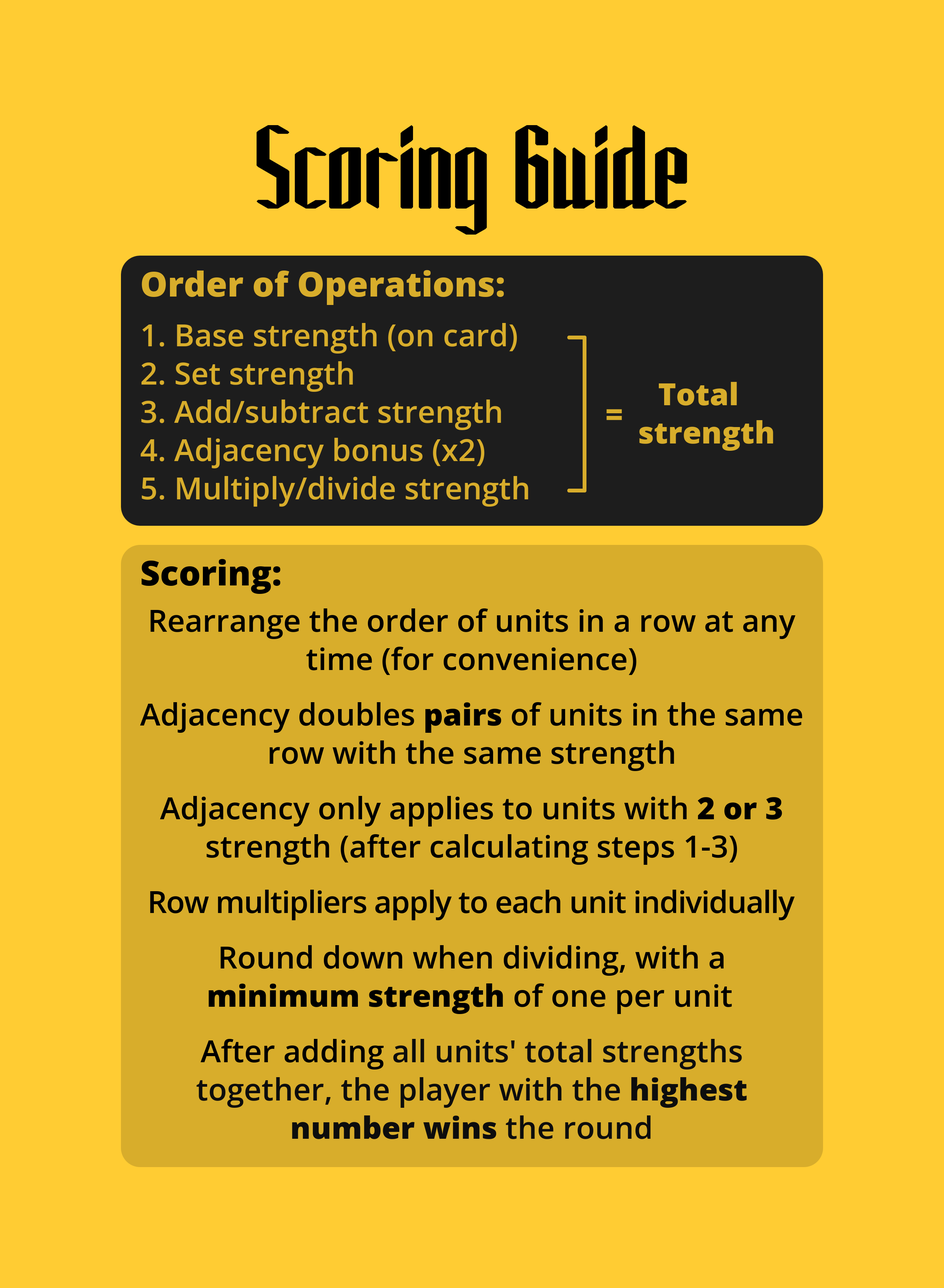
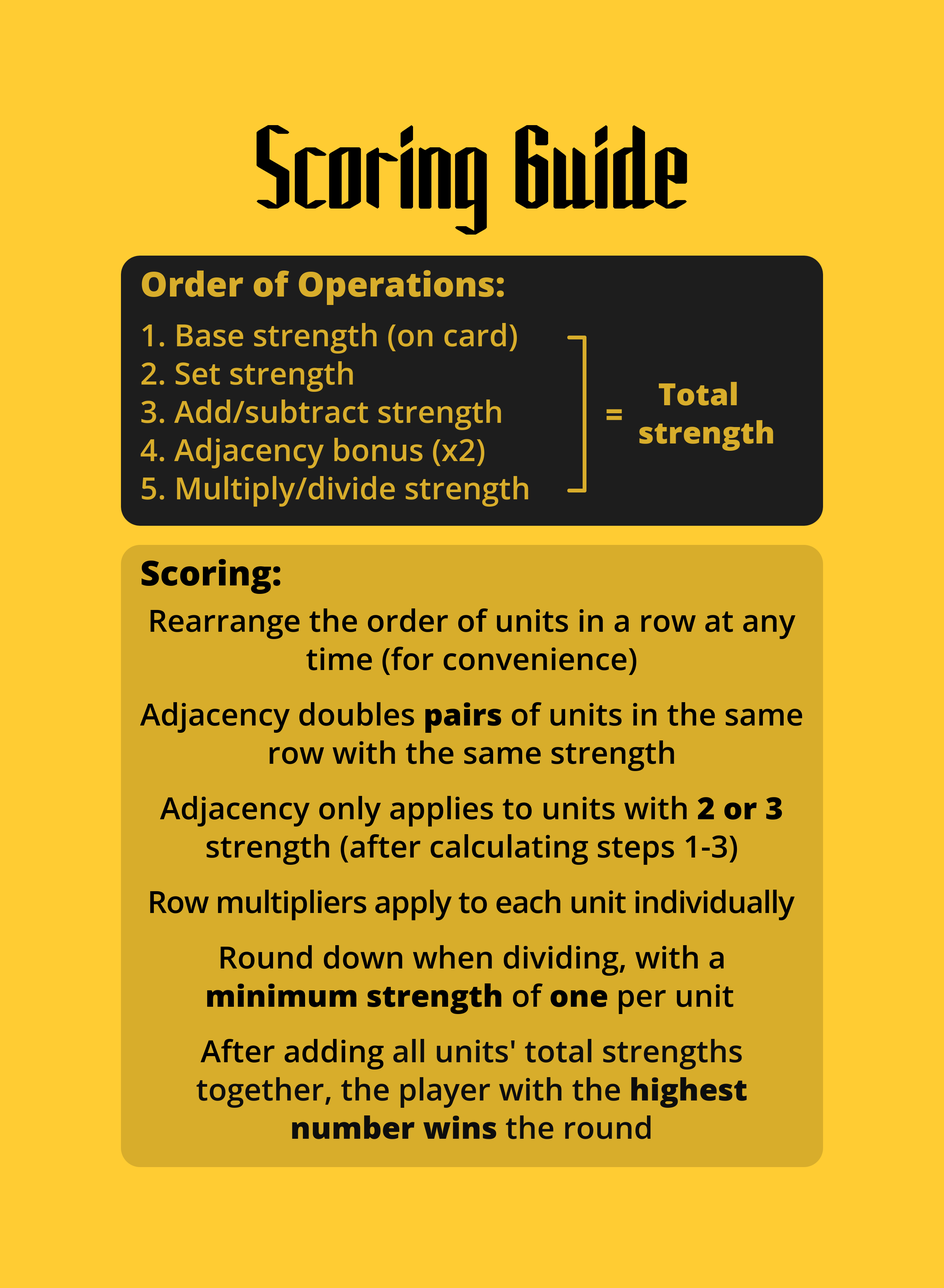
The second (944, 1288) image is a revision of the first. Changes to its layers:
painted on "... #1" over [207, 983, 734, 1015]
